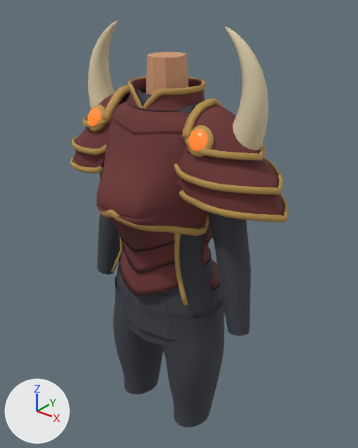
What one commit did to the glTF model assets/models/gear/a_dragonknight_f.glb.
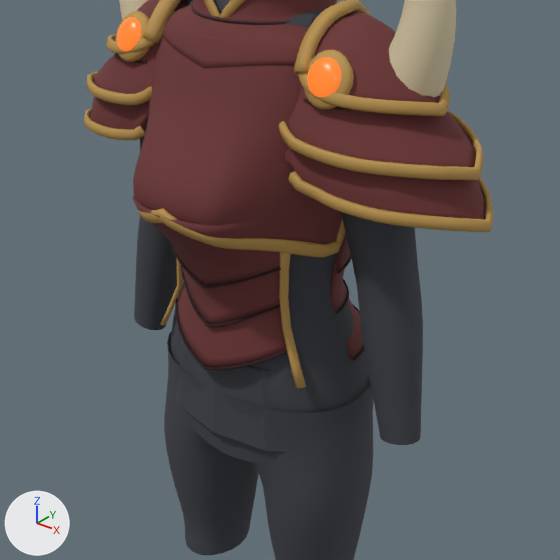
Each version appears first whole from a camera (50 mm lens) standing at (0.78, -0.917, 1.682) and looking at (0.024, 0.028, 1.096), and next in a close-up on the part from 7% to 90% of the width and 22% to 89% of the height. Every picture has the same lights, and +X, +Y and +Z are marked at lower left. The last two pictures show the newer version. Vertices at exactly the same position are counted once.

Script lines for the objects in view, before the commit:
```python
me_dragonknight_001 = bpy.data.meshes.new('DragonKnight.001')
me_dragonknight_001.from_pydata(...)  # 20866 vertices, 41392 faces; spans x -0.347..0.347, y -0.196..0.143, z 0.938..1.601
# faces by material slot: [27200, 7612, 4476, 672, 396, 1036]
me_dragonknight_001.materials.append(mat_drk_red)
me_dragonknight_001.materials.append(mat_drk_gold)
me_dragonknight_001.materials.append(mat_drk_line)
me_dragonknight_001.materials.append(mat_drk_red_d)
me_dragonknight_001.materials.append(mat_drk_gem_flat)
me_dragonknight_001.materials.append(mat_drk_bone)
me_hips_001 = bpy.data.meshes.new('Hips.001')
me_hips_001.from_pydata(...)  # 24 vertices, 44 faces; spans x -0.174..0.174, y -0.118..0.124, z 0.822..0.95
me_hips_001.materials.append(mat_drk_under)
me_under_002 = bpy.data.meshes.new('Under.002')
me_under_002.from_pydata(...)  # 2614 vertices, 4992 faces; spans x -0.17..0.17, y -0.178..0.149, z 0.775..1.451
me_under_002.materials.append(mat_drk_under)
ob_dragonknight = bpy.data.objects.new('DragonKnight', me_dragonknight_001)
ob_dragonknight.location = (0.0, 0.0, 0.0)
ob_hips = bpy.data.objects.new('Hips', me_hips_001)
ob_hips.location = (0.0, 0.0, 0.0)
ob_under = bpy.data.objects.new('Under', me_under_002)
ob_under.location = (0.0, 0.0, 0.0)
# also in view: 'Pants' at (0.0, 0.017, 0.692); 'Sleeves' at (0.0, 0.0, 1.146)
```
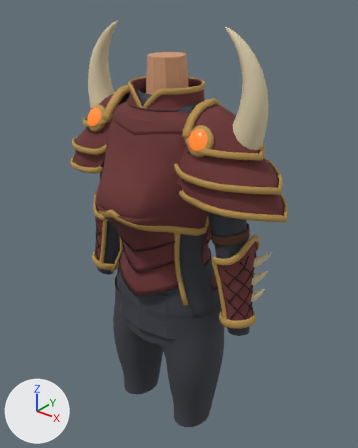
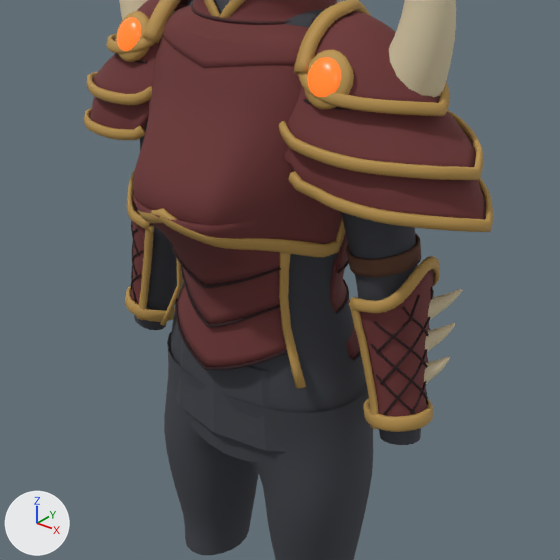
What changed in the scene script:
```text
Add mat_drk_leather:
    mat_drk_leather = bpy.data.materials.new('drk_leather')
    # nodes: BsdfPrincipled, Mix, OutputMaterial, VertexColor
    # colours: brown #5e3d2b, mixed with the vertex colours
Change me_dragonknight_001:
    used by ob_dragonknight; location = (0.0, 0.0, 0.0)
    remove me_dragonknight_001.from_pydata(...)  # 20866 vertices, 41392 faces; spans x -0.347..0.347, y -0.196..0.143, z 0.938..1.601
    add me_dragonknight_001.from_pydata(...)  # 26242 vertices, 51880 faces; spans x -0.347..0.347, y -0.196..0.143, z 0.885..1.601
    me_dragonknight_001 part 1: 2688 vertices added at x 0.148..0.293, y -0.051..0.08, z 0.885..1.15
    me_dragonknight_001 part 2: 2688 vertices added at x -0.293..-0.148, y -0.051..0.08, z 0.885..1.15
    add me_dragonknight_001.materials.append(mat_drk_leather)
```

Boxes [x1, y1, x2, y2] around the edits, measured in the close-ups (560 x 560 px):
'DragonKnight', reshaped: before [84, 0, 493, 388]; after [84, 0, 493, 432]
part 1 of me_dragonknight_001, added: after [346, 233, 463, 432]
part 2 of me_dragonknight_001, added: after [125, 170, 178, 322]
'Sleeves', unchanged, covered by the edit: before [134, 0, 423, 445]; after [134, 0, 421, 445]
